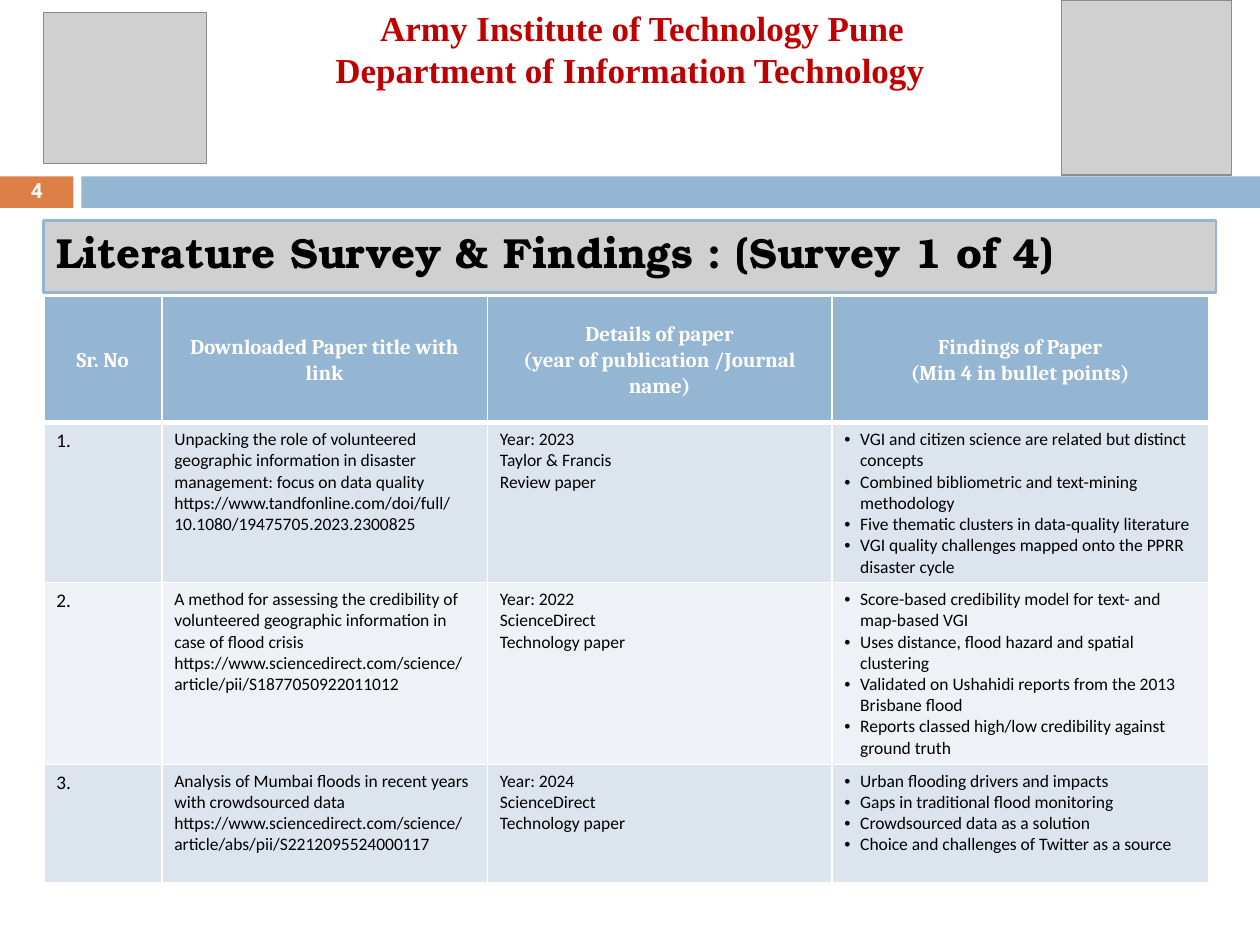
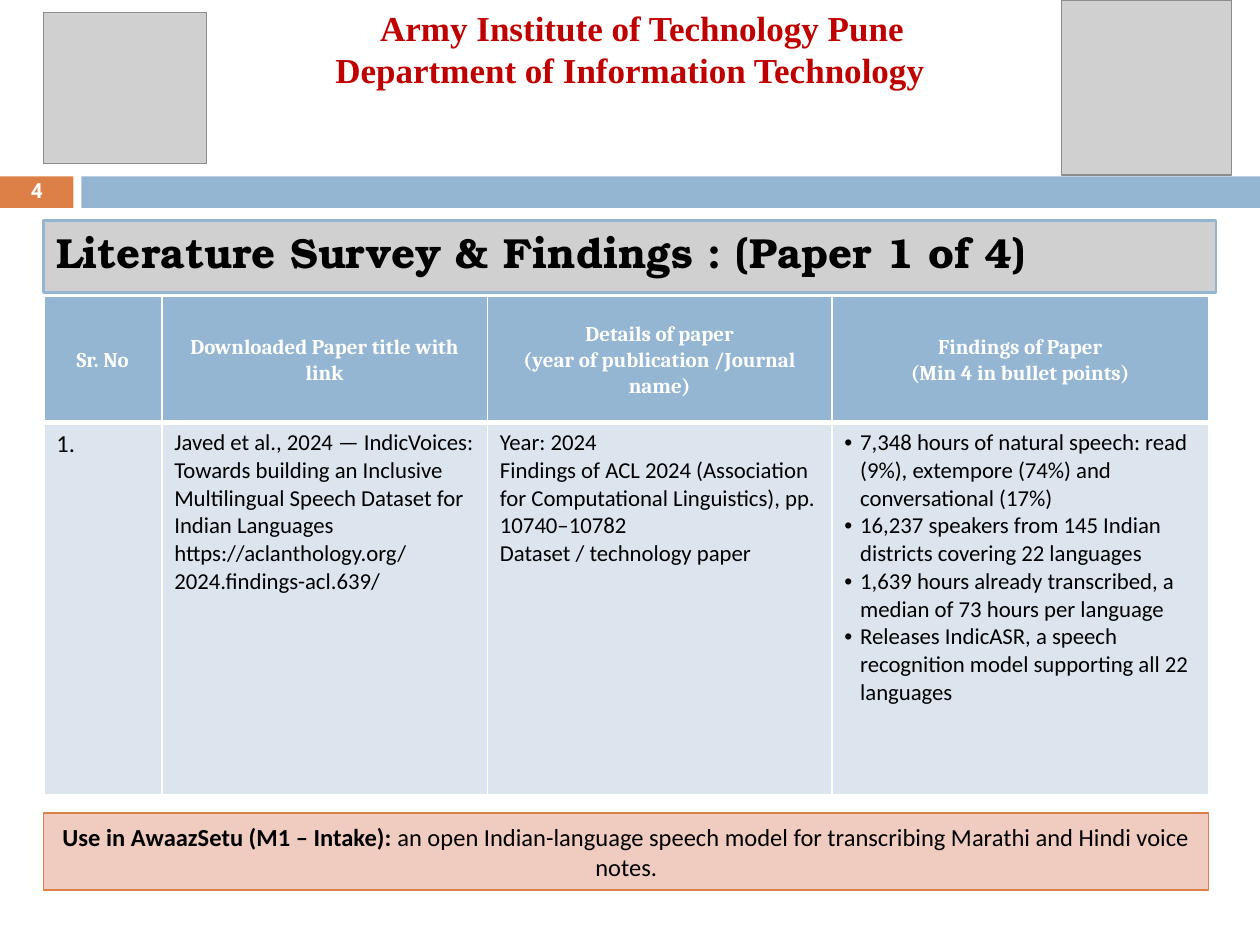
Before and after one commit to harshwardhan-kp/awaazsetu, a slide deck: slide 4 of submission/CEP_Review_II_AwaazSetu.pptx. Drawn at 1260x945 pixels with LibreOffice and Linux fonts; fonts in the diff are those of the drawing; grey boxes stand for pictures. Boxes give left, top, right and bottom in pixels: in the first picture for what was removed or moved away, otherwise in the second. Text is boxed around its words. In the diff, an @@ line names an element or a change of style, - is before the commit and + after.

```diff
--- a/submission/CEP_Review_II_AwaazSetu.pptx
+++ b/submission/CEP_Review_II_AwaazSetu.pptx
@@ text in picture at bbox=[56, 236, 1026, 279]: text changed @@
-Literature Survey & Findings : (Survey 1 of 4)
+Literature Survey & Findings : (Paper 1 of 4)
@@ table at bbox=[44, 296, 1208, 866] @@
-row 2: 1. | Unpacking the role of volunteered geographic information in disaster management: focus on data quality / https://www.tandfonline.com/doi/full/10.1080/19475705.2023.2300825 | Year: 2023 / Taylor & Francis / Review paper | VGI and citizen science are related but distinct concepts / Combined bibliometric and text-mining methodology / Five thematic clusters in data-quality literature / VGI quality challenges mapped onto the PPRR disaster cycle
-row 3: 2. | A method for assessing the credibility of volunteered geographic information in case of flood crisis / https://www.sciencedirect.com/science/article/pii/S1877050922011012 | Year: 2022 / ScienceDirect / Technology paper | Score-based credibility model for text- and map-based VGI / Uses distance, flood hazard and spatial clustering / Validated on Ushahidi reports from the 2013 Brisbane flood / Reports classed high/low credibility against ground truth
-row 4: 3. | Analysis of Mumbai floods in recent years with crowdsourced data / https://www.sciencedirect.com/science/article/abs/pii/S2212095524000117 | Year: 2024 / ScienceDirect / Technology paper | Urban flooding drivers and impacts / Gaps in traditional flood monitoring / Crowdsourced data as a solution / Choice and challenges of Twitter as a source
+row 2: 1. | Javed et al., 2024 — IndicVoices: Towards building an Inclusive Multilingual Speech Dataset for Indian Languages / https://aclanthology.org/2024.findings-acl.639/ | Year: 2024 / Findings of ACL 2024 (Association for Computational Linguistics), pp. 10740–10782 / Dataset / technology paper | 7,348 hours of natural speech: read (9%), extempore (74%) and conversational (17%) / 16,237 speakers from 145 Indian districts covering 22 languages / 1,639 hours already transcribed, a median of 73 hours per language / Releases IndicASR, a speech recognition model supporting all 22 languages
@@ rectangle added at bbox=[44, 813, 1210, 890], fill #EFCCBF, outline #DD8047 0.75 pt, 14 pt, text #000000 @@
+Use in AwaazSetu (M1 – Intake): an open Indian-language speech model for transcribing Marathi and Hindi voice notes.
```
Also in this commit, not shown: 3 other slides changed, 1 other file.
